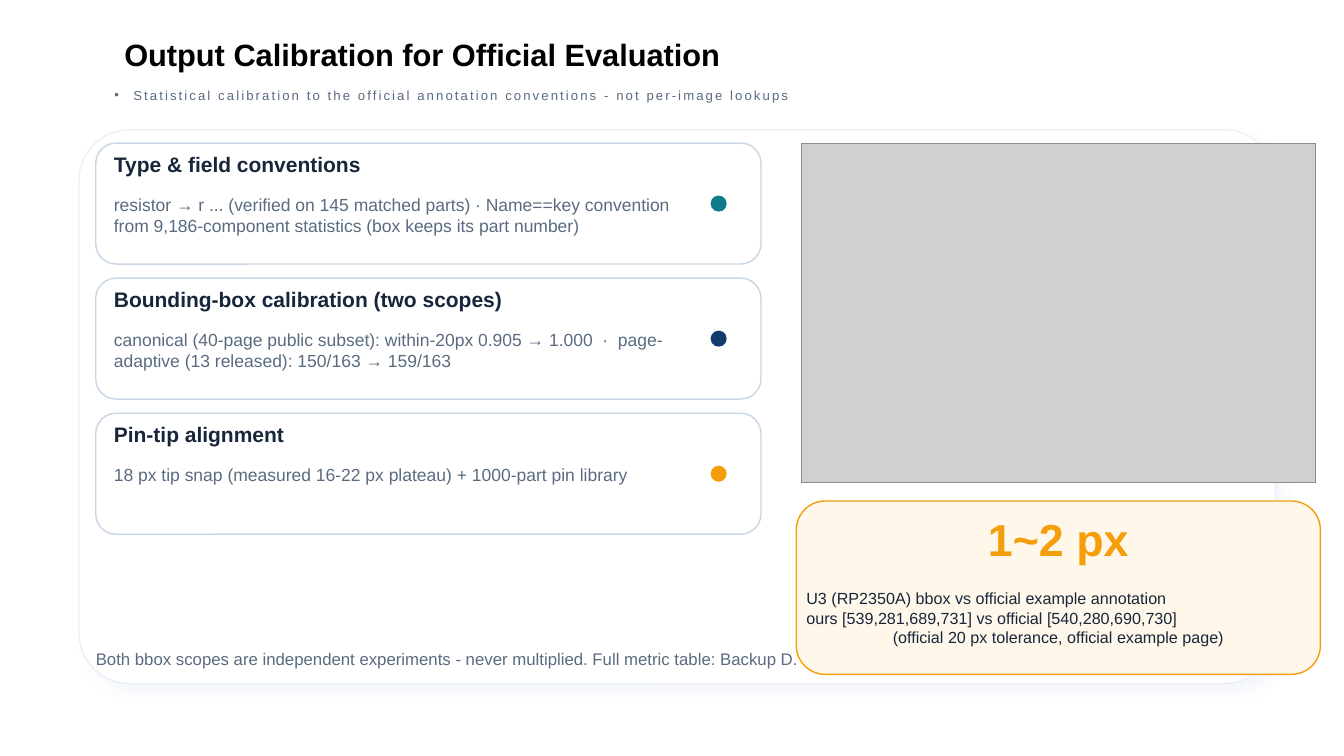
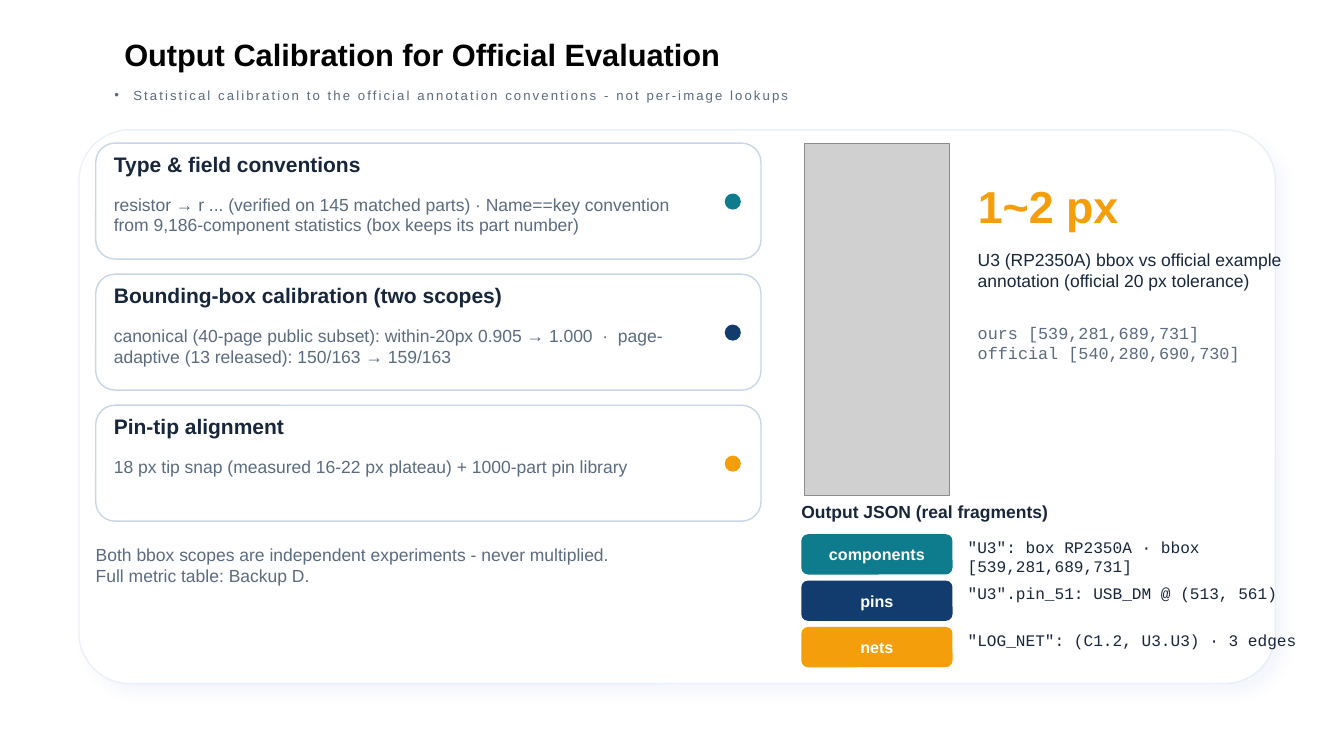
Before and after one commit to zc-cc1/pcb-schematic-parser, a slide deck: slide 8 of docs/eda_final_defense/slides/EDA精英挑战赛_决赛答辩_官方模板版.pptx. Drawn at 1344x756 pixels with LibreOffice and Linux fonts; fonts in the diff are those of the drawing; grey boxes stand for pictures; background and template pictures are left out. Boxes give left, top, right and bottom in pixels: in the first picture for what was removed or moved away, otherwise in the second. Text is boxed around its words. In the diff, an @@ line names an element or a change of style, - is before the commit and + after.

```diff
--- a/docs/eda_final_defense/slides/EDA精英挑战赛_决赛答辩_官方模板版.pptx
+++ b/docs/eda_final_defense/slides/EDA精英挑战赛_决赛答辩_官方模板版.pptx
@@ rounded rectangle resized from (x1=96, y1=143, x2=761, y2=264) to (x1=96, y1=143, x2=761, y2=259) @@
@@ picture removed at (x1=802, y1=143, x2=1316, y2=483) @@
@@ picture added at (x1=805, y1=143, x2=950, y2=496) @@
@@ text "1~2 px" moved from (x1=988, y1=524, x2=1128, y2=565) to (x1=978, y1=191, x2=1118, y2=232) @@
@@ text "1~2 px" at (x1=978, y1=191, x2=1118, y2=232): alignment centre to left @@
@@ ellipse moved from (x1=711, y1=196, x2=727, y2=212) to (x1=725, y1=194, x2=741, y2=210) @@
@@ text at (x1=978, y1=253, x2=1281, y2=291): text changed; size 11.5 to 12.5 pt @@
-U3 (RP2350A) bbox vs official example annotation
-ours [539,281,689,731] vs official [540,280,690,730]
-(official 20 px tolerance, official example page)
+U3 (RP2350A) bbox vs official example annotation (official 20 px tolerance)
@@ rounded rectangle resized from (x1=96, y1=278, x2=761, y2=399) to (x1=96, y1=274, x2=761, y2=390) @@
@@ text "Bounding-box calibration (two scopes)" moved from (x1=114, y1=291, x2=502, y2=311) to (x1=114, y1=287, x2=502, y2=307) @@
@@ text "canonical (40-page public subset): within-20px ..." moved from (x1=114, y1=333, x2=663, y2=371) to (x1=114, y1=329, x2=663, y2=367) @@
@@ ellipse moved from (x1=711, y1=331, x2=727, y2=347) to (x1=725, y1=325, x2=741, y2=341) @@
@@ text added at (x1=978, y1=327, x2=1239, y2=363), 12 pt, text #5A6B80 @@
+ours [539,281,689,731]
+official [540,280,690,730]
@@ rounded rectangle resized from (x1=96, y1=413, x2=761, y2=534) to (x1=96, y1=405, x2=761, y2=521) @@
@@ text "Pin-tip alignment" moved from (x1=114, y1=426, x2=284, y2=446) to (x1=114, y1=418, x2=284, y2=438) @@
@@ text "18 px tip snap (measured ..." moved from (x1=114, y1=468, x2=628, y2=485) to (x1=114, y1=460, x2=628, y2=477) @@
@@ ellipse moved from (x1=711, y1=466, x2=727, y2=482) to (x1=725, y1=456, x2=741, y2=472) @@
@@ rounded rectangle removed at (x1=797, y1=501, x2=1321, y2=675) @@
@@ text added at (x1=801, y1=505, x2=1048, y2=522), 12.5 pt, text #17263B, bold @@
+Output JSON (real fragments)
@@ rounded rectangle added at (x1=802, y1=534, x2=953, y2=575), fill #0E7C8C, 11.5 pt, text #FFFFFF, bold @@
+components
@@ text "Both bbox scopes are independent ..." moved from (x1=96, y1=652, x2=798, y2=669) to (x1=96, y1=548, x2=609, y2=586) @@
@@ text "Both bbox scopes are independent ..." at (x1=96, y1=548, x2=609, y2=586): size 12 to 12.5 pt @@
@@ text added at (x1=968, y1=541, x2=1200, y2=576), 11.5 pt, text #17263B @@
+"U3": box RP2350A · bbox [539,281,689,731]
@@ rounded rectangle added at (x1=802, y1=581, x2=953, y2=621), fill #123C6D, 11.5 pt, text #FFFFFF, bold @@
+pins
@@ text added at (x1=968, y1=587, x2=1277, y2=603), 11.5 pt, text #17263B @@
+"U3".pin_51: USB_DM @ (513, 561)
@@ rounded rectangle added at (x1=802, y1=627, x2=953, y2=667), fill #F59E0B, 11.5 pt, text #FFFFFF, bold @@
+nets
@@ text added at (x1=968, y1=634, x2=1296, y2=650), 11.5 pt, text #17263B @@
+"LOG_NET": (C1.2, U3.U3) · 3 edges
```
Also in this commit, not shown: 15 other slides changed, 31 other files.
